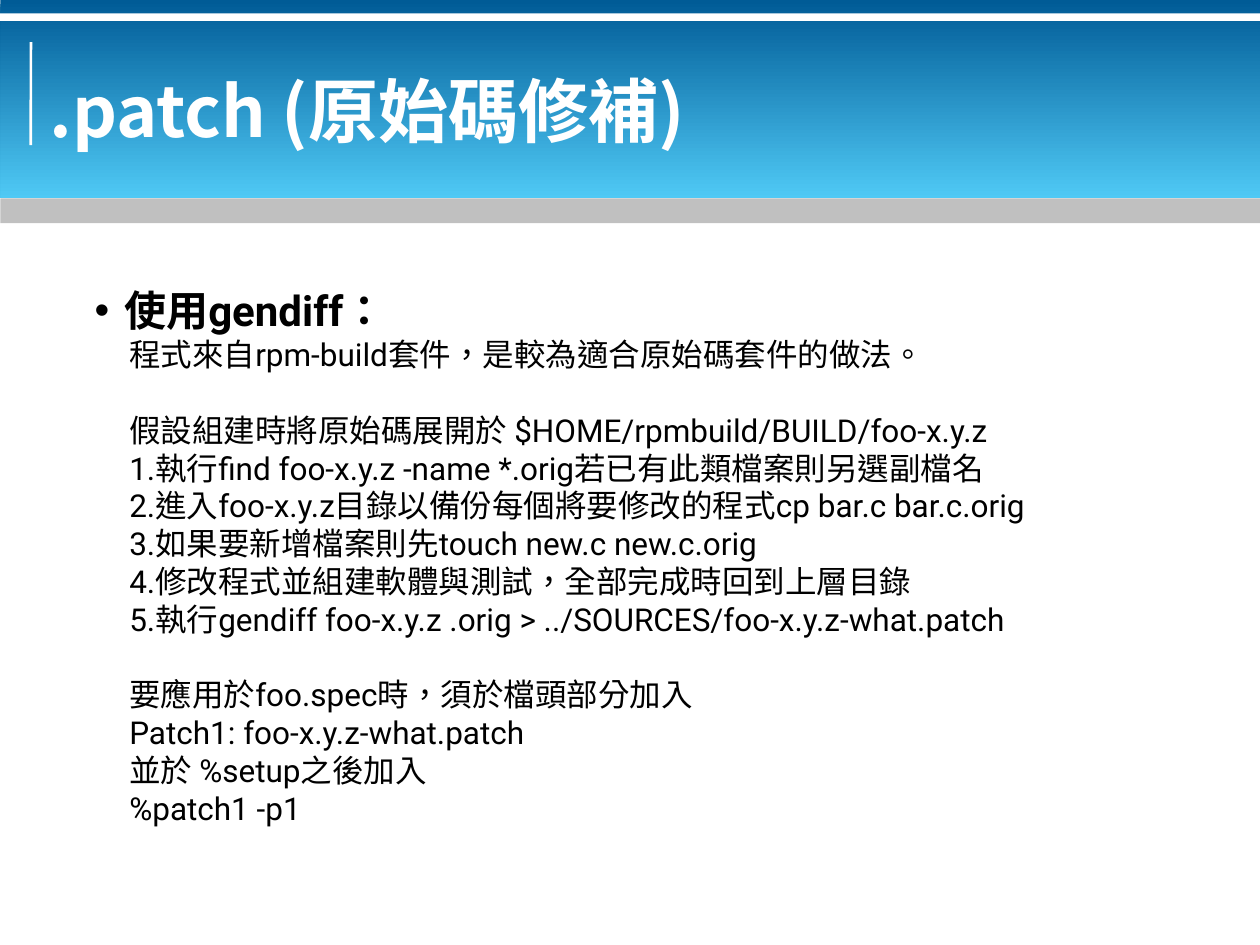
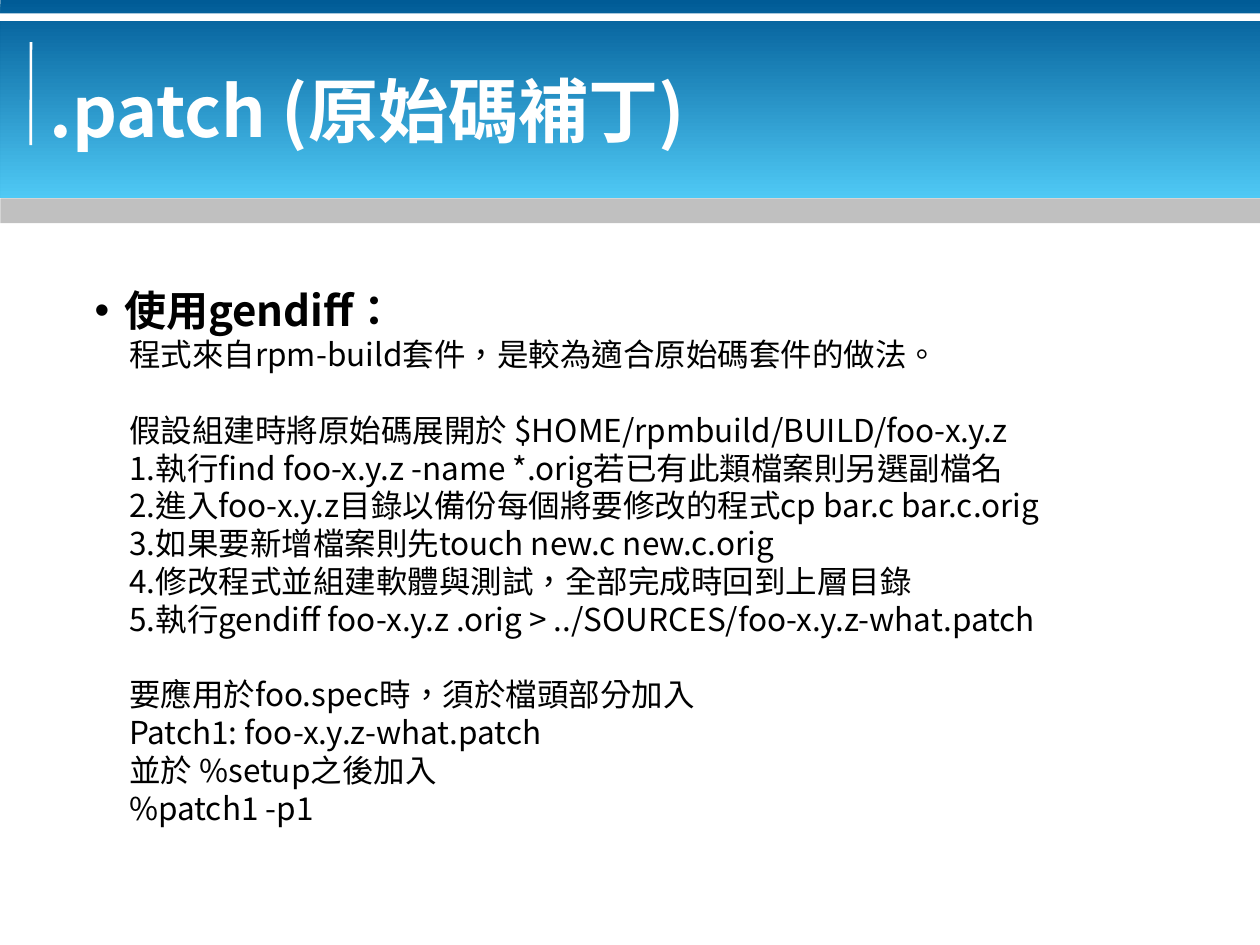
Before and after one commit to bluebat/.presentations, a slide deck: slide 46 of rpm-packaging.odp. Drawn at 1260x945 pixels with LibreOffice and Linux fonts; fonts in the diff are those of the drawing; background and template pictures are left out. Boxes give left, top, right and bottom in pixels: in the first picture for what was removed or moved away, otherwise in the second. Text is boxed around its words. In the diff, an @@ line names an element or a change of style, - is before the commit and + after.

```diff
--- a/rpm-packaging.odp
+++ b/rpm-packaging.odp
@@ title at (x1=50, y1=66, x2=685, y2=152): text changed @@
-.patch (原始碼修補)
+.patch (原始碼補丁)
@@ text "使用gendiff：" at (x1=124, y1=290, x2=1039, y2=828): font Roboto to Noto Sans CJK SC @@
```
Also in this commit, not shown: 44 other slides changed, 1 other file.
